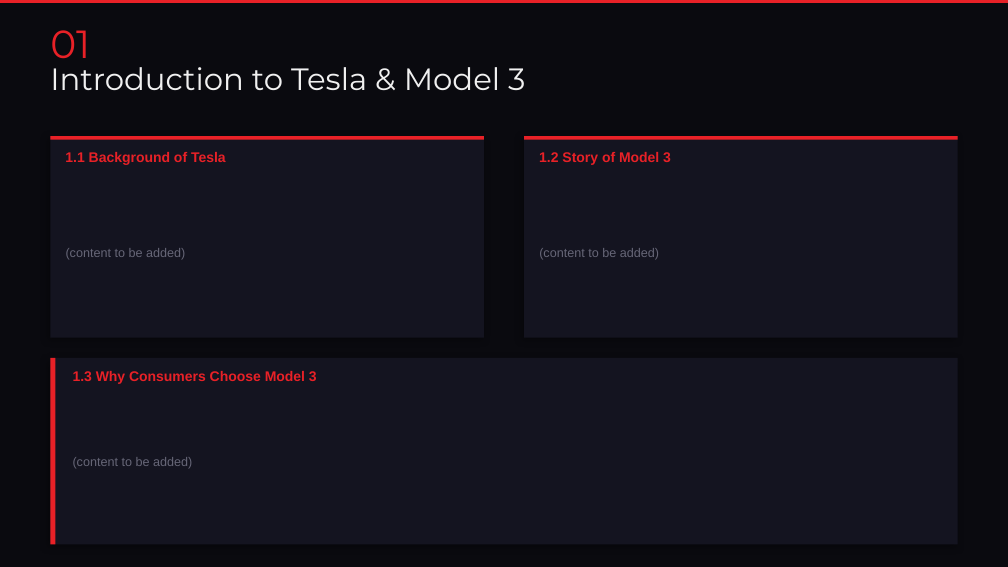
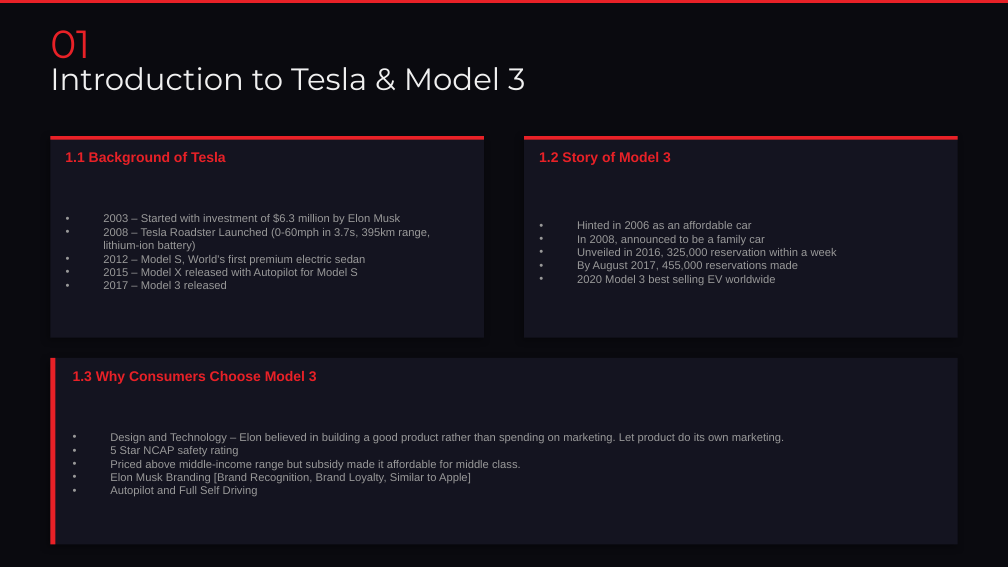
Before and after one commit to MadBoy001/Tesla, a slide deck: slide 2 of Tesla_Model3_Marketing.pptx. Drawn at 1008x567 pixels with LibreOffice and Linux fonts; fonts in the diff are those of the drawing. Boxes give left, top, right and bottom in pixels: in the first picture for what was removed or moved away, otherwise in the second. Text is boxed around its words. In the diff, an @@ line names an element or a change of style, - is before the commit and + after.

```diff
--- a/Tesla_Model3_Marketing.pptx
+++ b/Tesla_Model3_Marketing.pptx
@@ text at (103, 214, 430, 289): text changed; size 9 to 8 pt; text colour #666677 to #999999 @@
-(content to be added)
+• 2003 – Started with investment of $6.3 million by Elon Musk
+• 2008 – Tesla Roadster Launched (0-60mph in 3.7s, 395km range, lithium-ion battery)
+• 2012 – Model S, World's first premium electric sedan
+• 2015 – Model X released with Autopilot for Model S
+• 2017 – Model 3 released
@@ text at (577, 221, 837, 285): text changed; size 9 to 8 pt; text colour #666677 to #999999 @@
-(content to be added)
+• Hinted in 2006 as an affordable car
+• In 2008, announced to be a family car
+• Unveiled in 2016, 325,000 reservation within a week
+• By August 2017, 455,000 reservations made
+• 2020 Model 3 best selling EV worldwide
@@ text at (110, 433, 784, 497): text changed; size 9 to 8 pt; text colour #666677 to #999999 @@
-(content to be added)
+• Design and Technology – Elon believed in building a good product rather than spending on marketing. Let product do its own marketing.
+• 5 Star NCAP safety rating
+• Priced above middle-income range but subsidy made it affordable for middle class.
+• Elon Musk Branding [Brand Recognition, Brand Loyalty, Similar to Apple]
+• Autopilot and Full Self Driving
```
Also in this commit, not shown: 4 other slides changed, 1 slide added, 2 slides removed, 4 other files.
